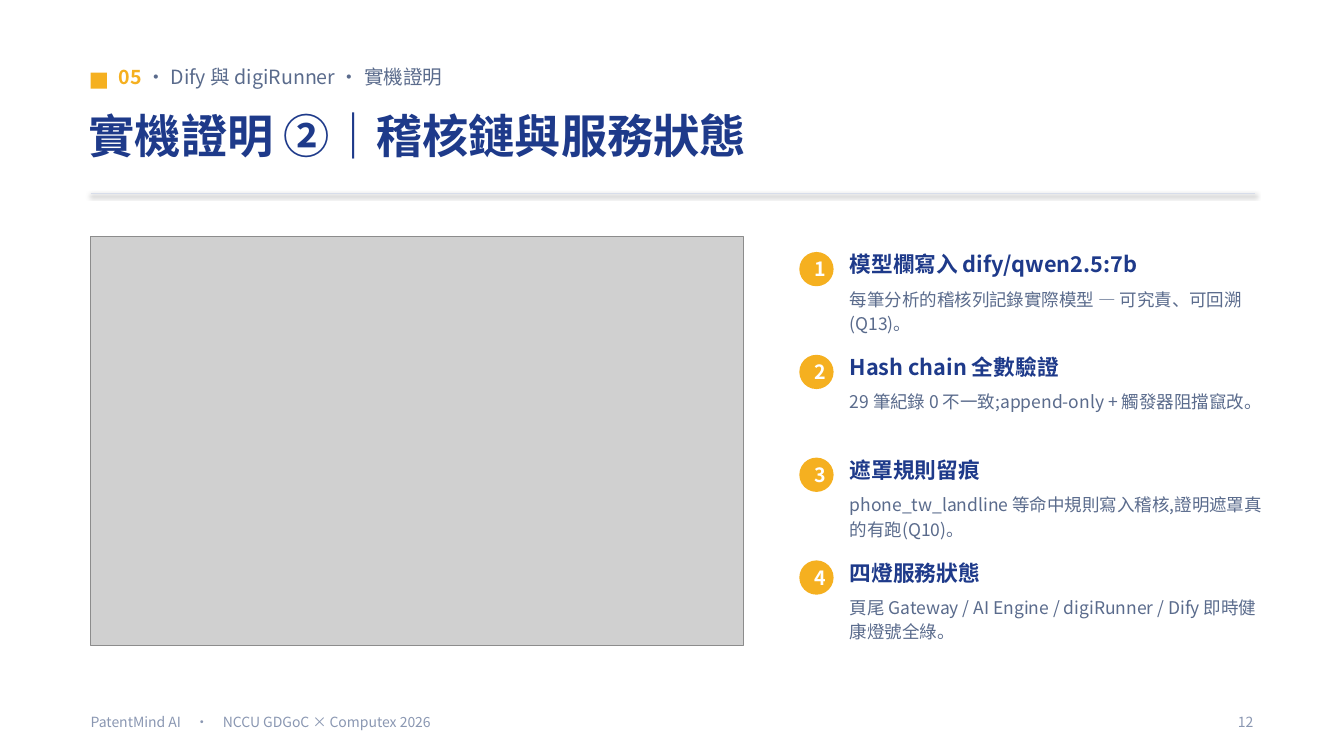
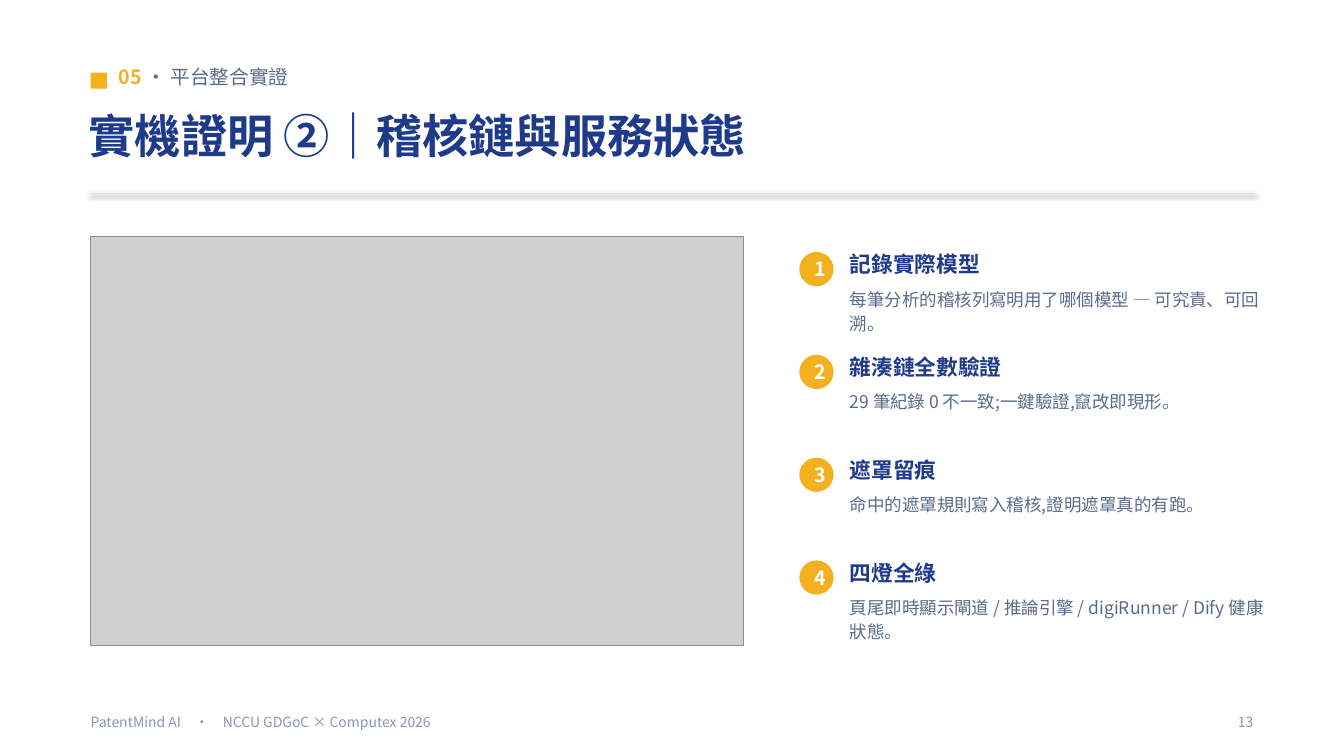
Before and after one commit to Adrian-Kao/shin-lee, a slide deck: slide 14 of presentation/PatentMind_簡報.pptx (slide 18 before the commit). Drawn at 1344x756 pixels with LibreOffice and Linux fonts; fonts in the diff are those of the drawing; grey boxes stand for pictures. Boxes give left, top, right and bottom in pixels: in the first picture for what was removed or moved away, otherwise in the second. Text is boxed around its words. In the diff, an @@ line names an element or a change of style, - is before the commit and + after.

```diff
--- a/presentation/PatentMind_簡報.pptx
+++ b/presentation/PatentMind_簡報.pptx
@@ text at box(119, 67, 289, 86): text changed @@
-05 · Dify 與 digiRunner · 實機證明
+05 · 平台整合實證
@@ text at box(850, 251, 980, 278): text changed @@
-模型欄寫入 dify/qwen2.5:7b
+記錄實際模型
@@ text at box(850, 291, 1260, 332): text changed @@
-每筆分析的稽核列記錄實際模型 — 可究責、可回溯(Q13)。
+每筆分析的稽核列寫明用了哪個模型 — 可究責、可回溯。
@@ text at box(850, 353, 1002, 380): text changed @@
-Hash chain 全數驗證
+雜湊鏈全數驗證
@@ text at box(850, 393, 1180, 411): text changed @@
-29 筆紀錄 0 不一致;append-only + 觸發器阻擋竄改。
+29 筆紀錄 0 不一致;一鍵驗證,竄改即現形。
@@ text at box(850, 456, 937, 483): text changed @@
-遮罩規則留痕
+遮罩留痕
@@ text at box(850, 496, 1204, 514): text changed @@
-phone_tw_landline 等命中規則寫入稽核,證明遮罩真的有跑(Q10)。
+命中的遮罩規則寫入稽核,證明遮罩真的有跑。
@@ text at box(850, 562, 937, 583): text changed @@
-四燈服務狀態
+四燈全綠
@@ text at box(850, 599, 1264, 640): text changed @@
-頁尾 Gateway / AI Engine / digiRunner / Dify 即時健康燈號全綠。
+頁尾即時顯示閘道 / 推論引擎 / digiRunner / Dify 健康狀態。
@@ text at box(1238, 716, 1254, 727): text changed @@
-12
+13
```
Also in this commit, not shown: 6 other slides changed, 8 slides added, 16 slides removed, 28 other files.
